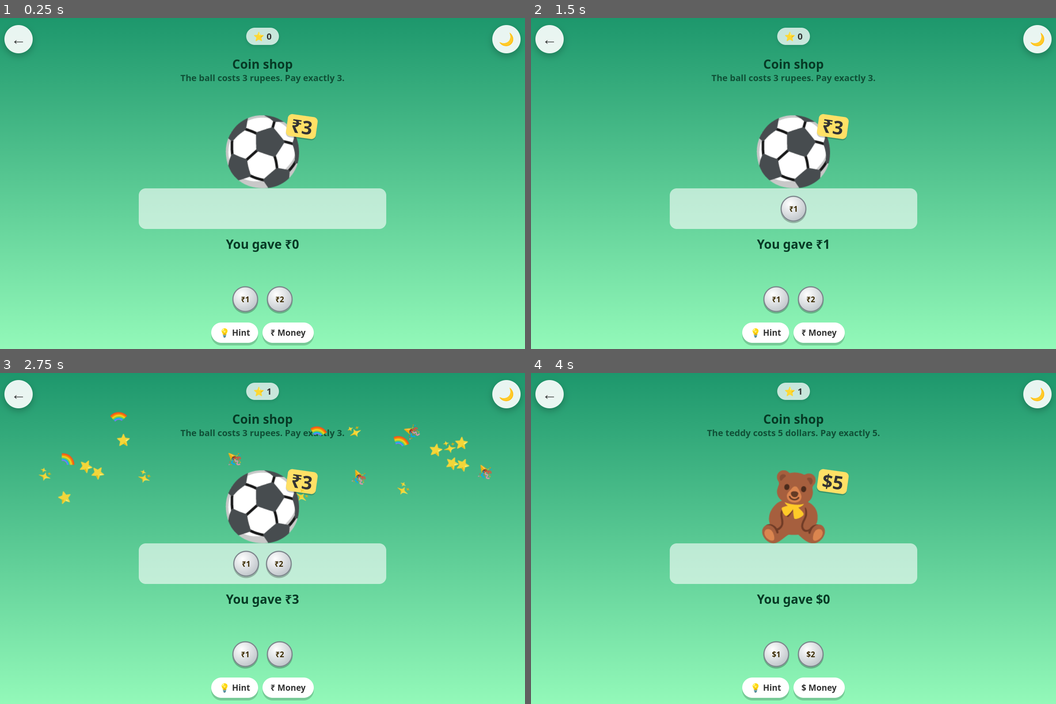
Above: before the commit, frames 1-4 (two rows, left to right).
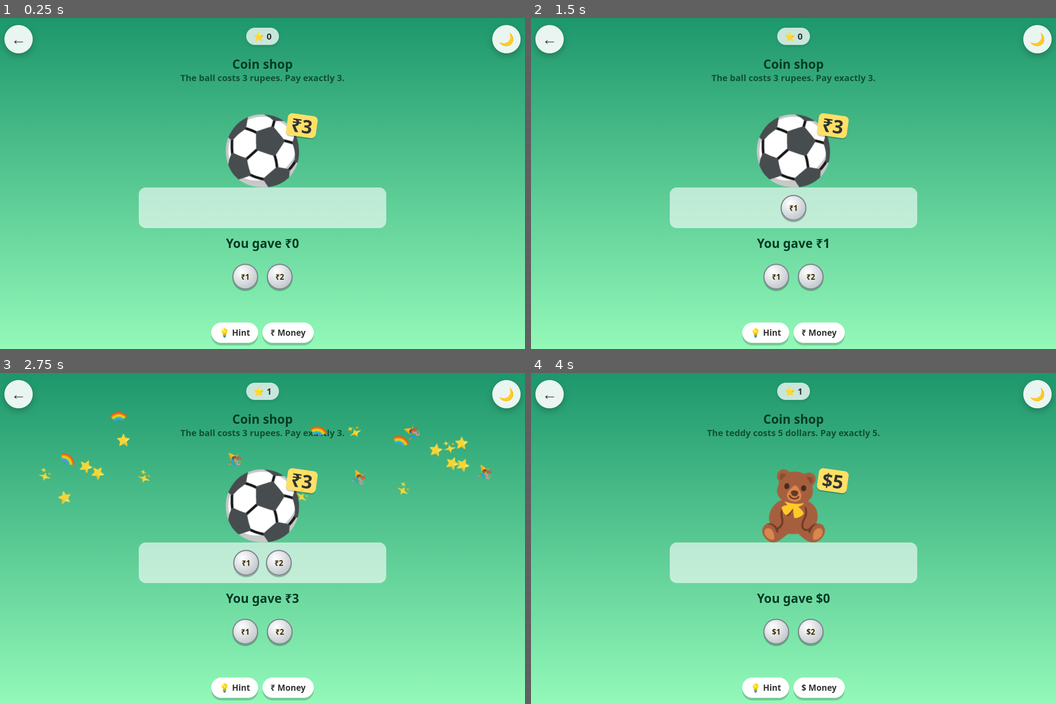
Above: after the commit, the same moments.

Repository: rt2756/kids-games
Game: browser game, page games/149-coin-shop/index.html
The game is run twice, just before and just after one commit, with the same random seed, the same clock (stepped at 60 frames per second) and the same inputs.
Inputs (mouse positions are in pixels of both pictures, inside the frame that each line leads up to):
- Up to frame 1 (0.25 s): no input
- Up to frame 2 (1.5 s): move the mouse to (793, 216) at 1.07 s; click "₹1" at 1.27 s
- Up to frame 3 (2.75 s): move the mouse to (157, 508) at 1.67 s; click "₹2" at 1.87 s; press the mouse at (367, 478) at 2.27 s; release the mouse at (262, 462) at 2.4 s; click (262, 538) at 2.47 s
- Up to frame 4 (4 s): move the mouse to (872, 601) at 2.87 s; click (793, 432) at 3.07 s; move the mouse to (662, 634) at 3.47 s; click "₹ Money" at 3.67 s

The runs differ from the first frame. In frame 1, 2.2% of the frame differs, in the area x 26-74%, y 28-90%; in frame 2, 2.2%; in frame 3, 2.4%; in frame 4, 2.0%.

Commit message:
Coin Shop: centre coins; Tens & Ones: ones stop at 9
Co-Authored-By: Claude Opus 5.5 <noreply@anthropic.com>

Diff:
--- a/games/149-coin-shop/index.html
+++ b/games/149-coin-shop/index.html
@@ -13,6 +13,15 @@
   .item b { position:absolute; right:-.7em; top:0; font-size:.28em; background:#ffe066; color:#333; border-radius:10px; padding:4px 10px; transform:rotate(8deg); box-shadow:0 3px 0 rgba(0,0,0,.2); }
   .counter { display:flex; flex-wrap:wrap; gap:6px; justify-content:center; align-items:center; min-height:clamp(64px,16vmin,92px); width:min(100%,560px); background:rgba(255,255,255,.6); border-radius:16px; padding:8px; }
   .counter button, .pay { border:none; background:none; padding:0; cursor:pointer; font:inherit; }
+  /* the coins to pay with sit right under the counter, and the whole group is centred */
+  .av-fit.shopfit { flex-direction:column; gap:clamp(12px,3vh,28px); }
+  .av-fit.shopfit .purse { flex-direction:row; flex-wrap:wrap; max-height:none; }
+  @media (max-height: 500px) and (orientation: landscape) {
+    .av-fit.shopfit { gap:6px; }
+    .shop { gap:4px; }
+    .item { font-size:clamp(44px,15vh,70px); }
+    .counter { min-height:52px; padding:4px; }
+  }
   .sum { font-weight:900; font-size:clamp(18px,4.6vmin,28px); }
   .coin, .note { display:flex; align-items:center; justify-content:center; font-weight:900; color:#3b2a00; width:clamp(46px,12vmin,68px); height:clamp(46px,12vmin,68px); border-radius:50%;
     background:radial-gradient(circle at 35% 30%, #fff3b0, #d4a017); border:3px solid #a67c00; font-size:clamp(14px,3.6vmin,20px); box-shadow:0 4px 0 rgba(0,0,0,.25); }
@@ -35,7 +44,7 @@
     let cur = +(localStorage.getItem('kids-currency') || (/Kolkata|Calcutta/.test(zone) ? 0 : /London/.test(zone) ? 2 : /^Europe/.test(zone) ? 3 : /^America|^Australia|^Pacific/.test(zone) ? 1 : 0));
     const S = K.shell('', [['💡 Hint', hint]]);
     const curB = S.button(MONEY[cur][0] + ' Money', () => { cur = (cur + 1) % MONEY.length; try { localStorage.setItem('kids-currency', cur); } catch (e) {} curB.textContent = MONEY[cur][0] + ' Money'; round = Math.max(0, round - 1); next(); });
-    const shop = K.el('div', 'shop'), purse = K.el('div', 'av-bar'); S.fit.appendChild(shop); S.ui.stage.insertBefore(purse, S.bar);
+    const shop = K.el('div', 'shop'), purse = K.el('div', 'av-bar purse'); S.fit.classList.add('shopfit'); S.fit.append(shop, purse);
     S.ui.setTitle('Coin shop');
     let price, paid, money, toy, round = 0, locked, timer;
     const total = () => paid.reduce((a, b) => a + b, 0);
--- a/games/62-tens-ones/index.html
+++ b/games/62-tens-ones/index.html
@@ -34,6 +34,8 @@
     box-shadow:0 6px 0 rgba(0,0,0,.2); }
   .add10 { background:#1565c0; color:#fff; } .add1 { background:#ff7043; color:#fff; } .reset { background:#fff; color:#053a52; }
   .btn:active { transform:translateY(3px); }
+  .btn.nudge { animation:nudge .6s ease-in-out 2; }
+  @keyframes nudge { 0%,100%{transform:scale(1)} 50%{transform:scale(1.15)} }
   #score { position:fixed; top:20px; left:50%; transform:translateX(-50%); color:#053a52; font-weight:900; font-size:18px; }
   html[data-theme="dark"] #score { color:#bfeeff; }
   .confetti { position:fixed; font-size:26px; pointer-events:none; z-index:500; animation:fall 1.6s ease-in forwards; }
@@ -79,7 +81,10 @@
     }
     function check(){ if(tens*10+ones===target){ locked=true; score++; scoreEl.textContent='⭐ '+score; KidsAudio.playChime('yay'); KidsAudio.speak('Yes! '+target+'!'); confetti(); setTimeout(newRound,1900); } }
     document.getElementById('add10').onclick=()=>{ if(locked) return; try{KidsAudio.getAudio();}catch(e){} tens++; KidsAudio.playPop(); draw(); check(); };
-    document.getElementById('add1').onclick=()=>{ if(locked) return; try{KidsAudio.getAudio();}catch(e){} ones++; KidsAudio.playPop(); draw(); check(); };
+    document.getElementById('add1').onclick=()=>{ if(locked) return; try{KidsAudio.getAudio();}catch(e){}
+      // Ones stop at 9: ten ones make a ten, so the child must use +10 instead.
+      if(ones>=9){ KidsAudio.playChime('uhoh'); KidsAudio.speak('Ten ones make a ten! Tap plus ten.'); const b=document.getElementById('add10'); b.classList.remove('nudge'); void b.offsetWidth; b.classList.add('nudge'); return; }
+      ones++; KidsAudio.playPop(); draw(); check(); };
     document.getElementById('reset').onclick=()=>{ if(locked) return; tens=0; ones=0; draw(); };
     function confetti(){ for(let i=0;i<22;i++){ const c=document.createElement('div'); c.className='confetti';
       c.textContent=KidsUtil.rand(['🎉','⭐','✨','🌈']); c.style.left=Math.random()*100+'vw'; c.style.animationDelay=(Math.random()*0.4)+'s';
